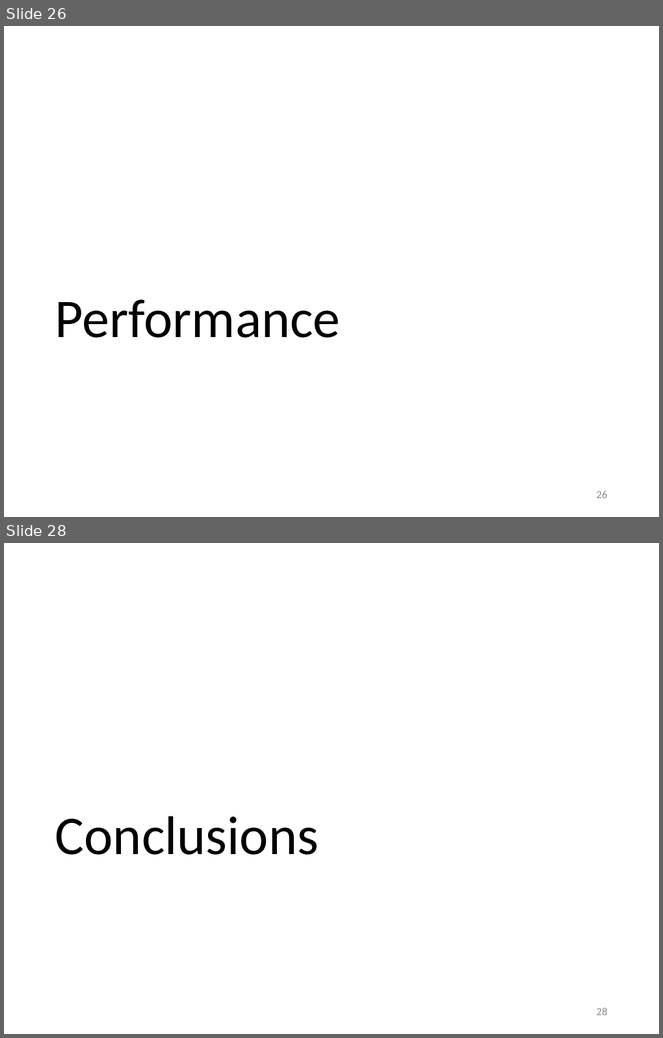
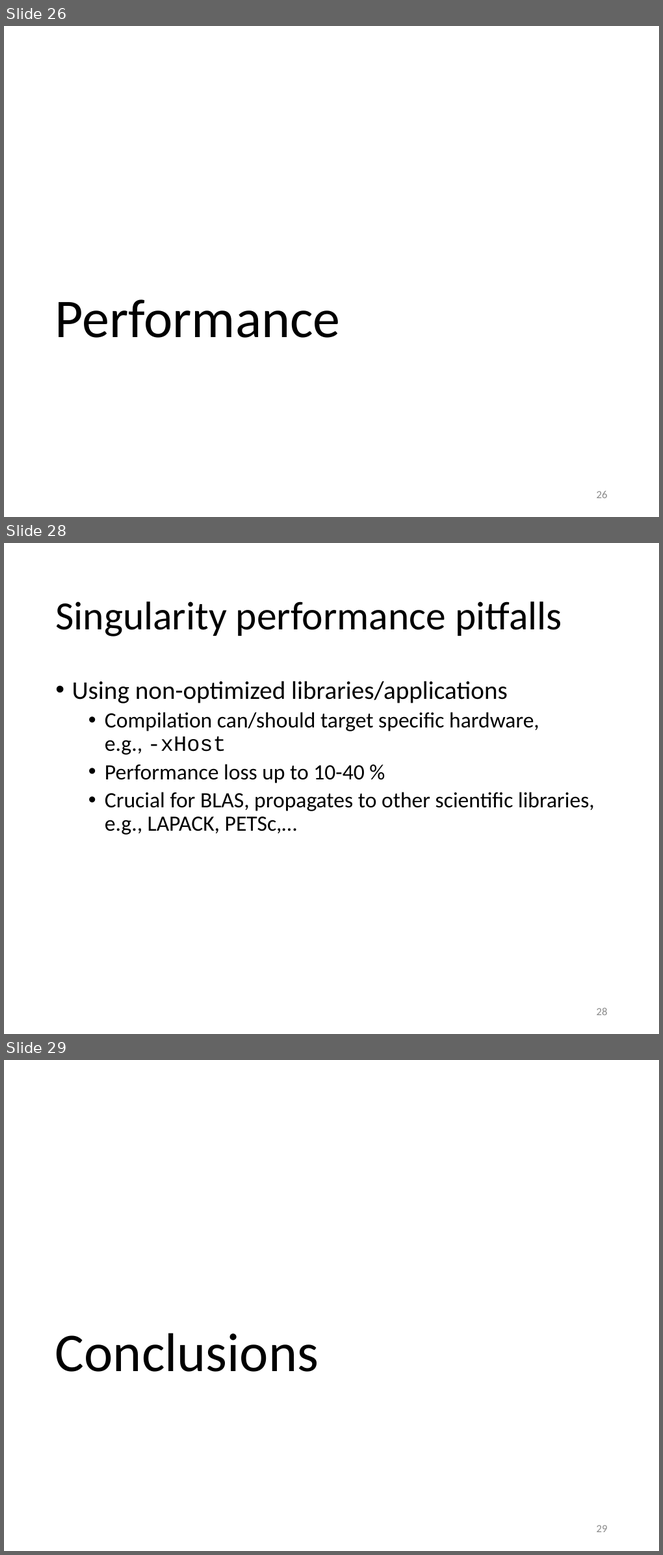
Before and after one commit to gjbex/training-material, a slide deck: Virtualization/singularity.pptx. Shown one above the other, each under a label of ours: slides 26 and 28 before the commit, slides 26, 28 and 29 after it; the slides between them are not shown. The pictures are 663x1038 and 663x1555 pixels, drawn with LibreOffice and Linux fonts; fonts in the diff are those of the drawing. Boxes give left, top, right and bottom in pixels: in the first picture for what was removed or moved away, otherwise in the second. Text is boxed around its words. In the diff, an @@ line names an element or a change of style, - is before the commit and + after.

```diff
--- a/Virtualization/singularity.pptx
+++ b/Virtualization/singularity.pptx
@@ slide 28 added at box(4, 543, 659, 1034), background #FFFFFF @@
@@ title added at box(55, 601, 562, 637), 44 pt, text #000000 @@
+Singularity performance pitfalls
@@ text added at box(72, 681, 595, 835), 24 pt, text #000000 @@
+• Using non-optimized libraries/applications
+  • Compilation can/should target specific hardware,
+    e.g., -xHost
+  • Performance loss up to 10-40 %
+  • Crucial for BLAS, propagates to other scientific libraries, e.g., LAPACK, PETSc,…
@@ page number added at box(597, 1008, 608, 1016), 12 pt, text #8C8C8C @@
+28
@@ what was slide 28 is now slide 29 @@
@@ page number at box(597, 1525, 608, 1533): text changed @@
-28
+29
```
Also in this commit, not shown: 2 slides changed.
